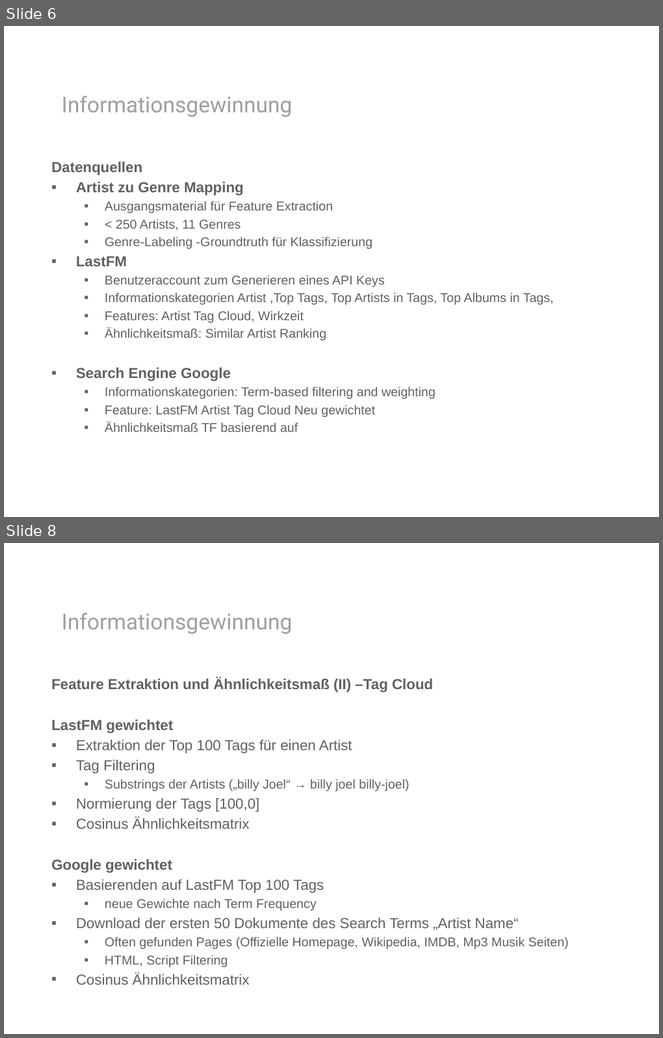
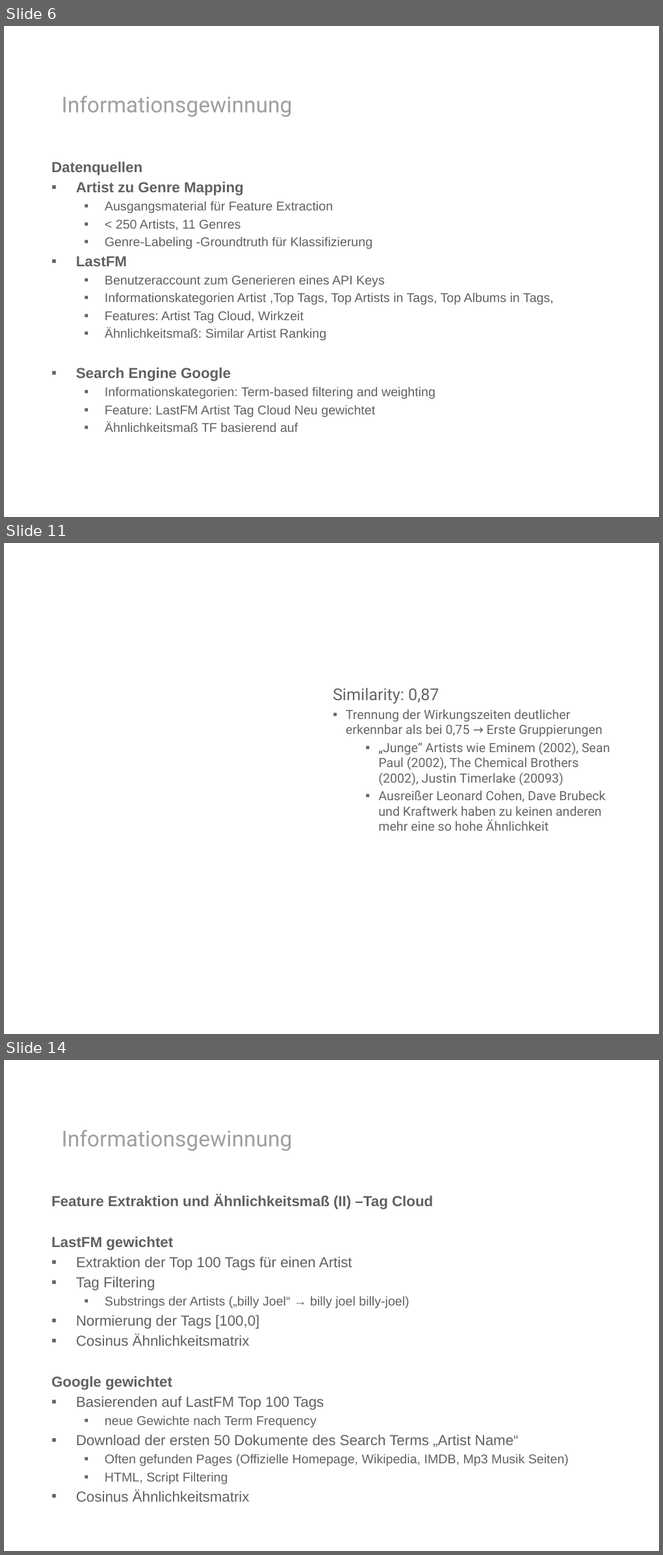
Before and after one commit to rohanprojects/mirlastfm, a slide deck: presentation/presentation.pptx. Shown one above the other, each under a label of ours: slides 6 and 8 before the commit, slides 6, 11 and 14 after it; the slides between them are not shown. The pictures are 663x1038 and 663x1555 pixels, drawn with LibreOffice and Linux fonts; fonts in the diff are those of the drawing; background and template pictures are left out. Boxes give left, top, right and bottom in pixels: in the first picture for what was removed or moved away, otherwise in the second. Text is boxed around its words. In the diff, an @@ line names an element or a change of style, - is before the commit and + after.

```diff
--- a/presentation/presentation.pptx
+++ b/presentation/presentation.pptx
@@ slide 11 added at <box>4,543,659,1034</box>, background picture (left out) @@
@@ text added at <box>333,688,610,831</box>, 14 pt, text #656565 @@
+Similarity: 0,87
+▪ Trennung der Wirkungszeiten deutlicher erkennbar als bei 0,75 → Erste Gruppierungen
+  ▪ „Junge“ Artists wie Eminem (2002), Sean Paul (2002), The Chemical Brothers (2002), Justin Timerlake (20093)
+  ▪ Ausreißer Leonard Cohen, Dave Brubeck und Kraftwerk haben zu keinen anderen mehr eine so hohe Ähnlichkeit
@@ what was slide 8 is now slide 14 @@
```
Also in this commit, not shown: 1 slide changed, 5 other slides added, 3 other files.
